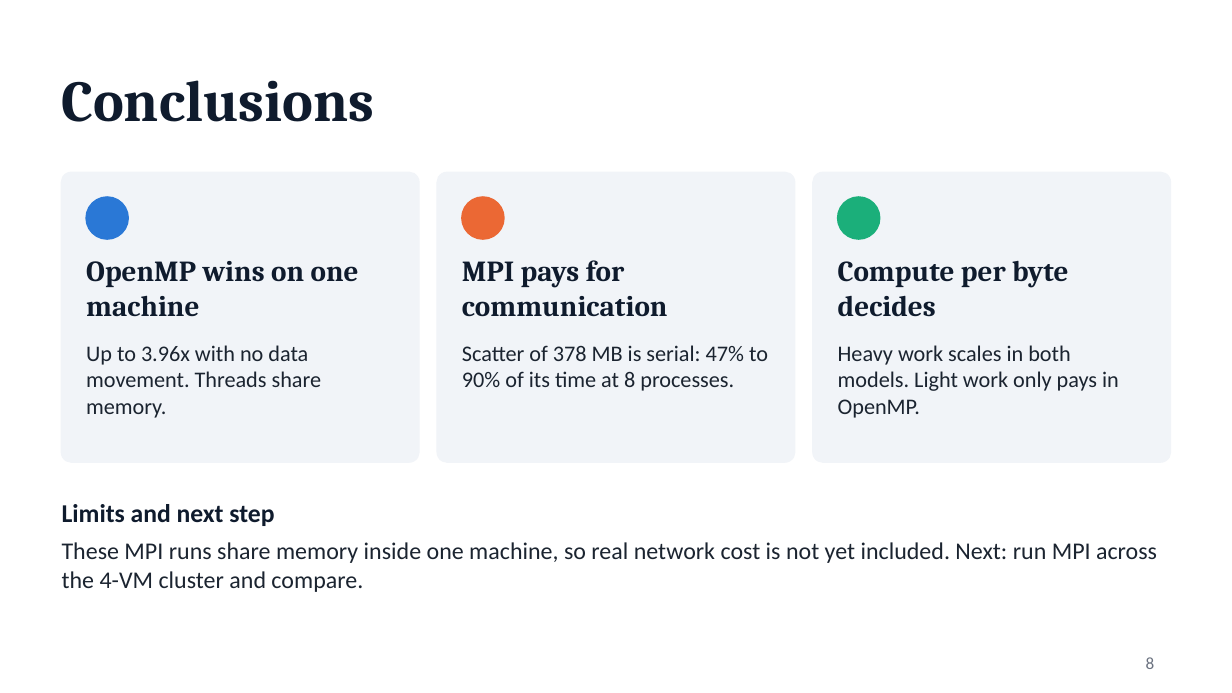
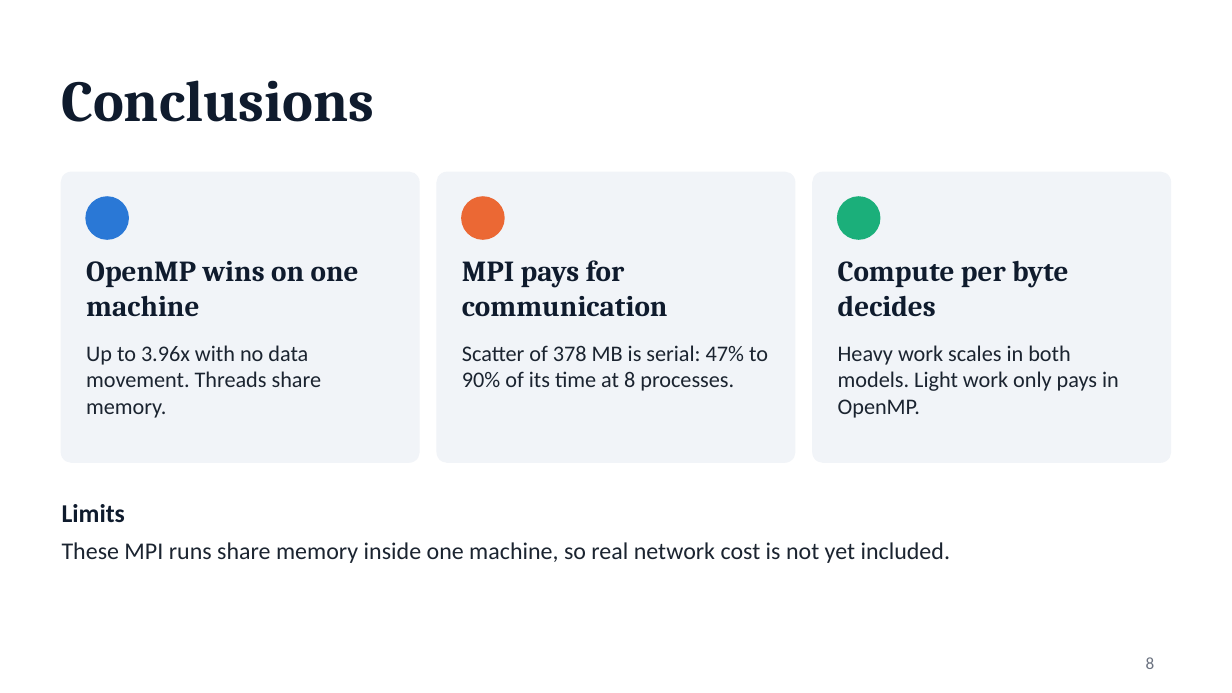
Before and after one commit to kartik-coder75/OpenMP-vs-MPI-for-Data-Processing, a slide deck: slide 8 of presentation/PGC_OpenMP_vs_MPI.pptx. Drawn at 1232x693 pixels with LibreOffice and Linux fonts; fonts in the diff are those of the drawing. Boxes give left, top, right and bottom in pixels: in the first picture for what was removed or moved away, otherwise in the second. Text is boxed around its words. In the diff, an @@ line names an element or a change of style, - is before the commit and + after.

Commit message:
Updated PPT

```diff
--- a/presentation/PGC_OpenMP_vs_MPI.pptx
+++ b/presentation/PGC_OpenMP_vs_MPI.pptx
@@ text at [62, 504, 125, 522]: text changed @@
-Limits and next step
+Limits
@@ text at [62, 542, 950, 563]: text changed @@
-These MPI runs share memory inside one machine, so real network cost is not yet included. Next: run MPI across the 4-VM cluster and compare.
+These MPI runs share memory inside one machine, so real network cost is not yet included.
```
